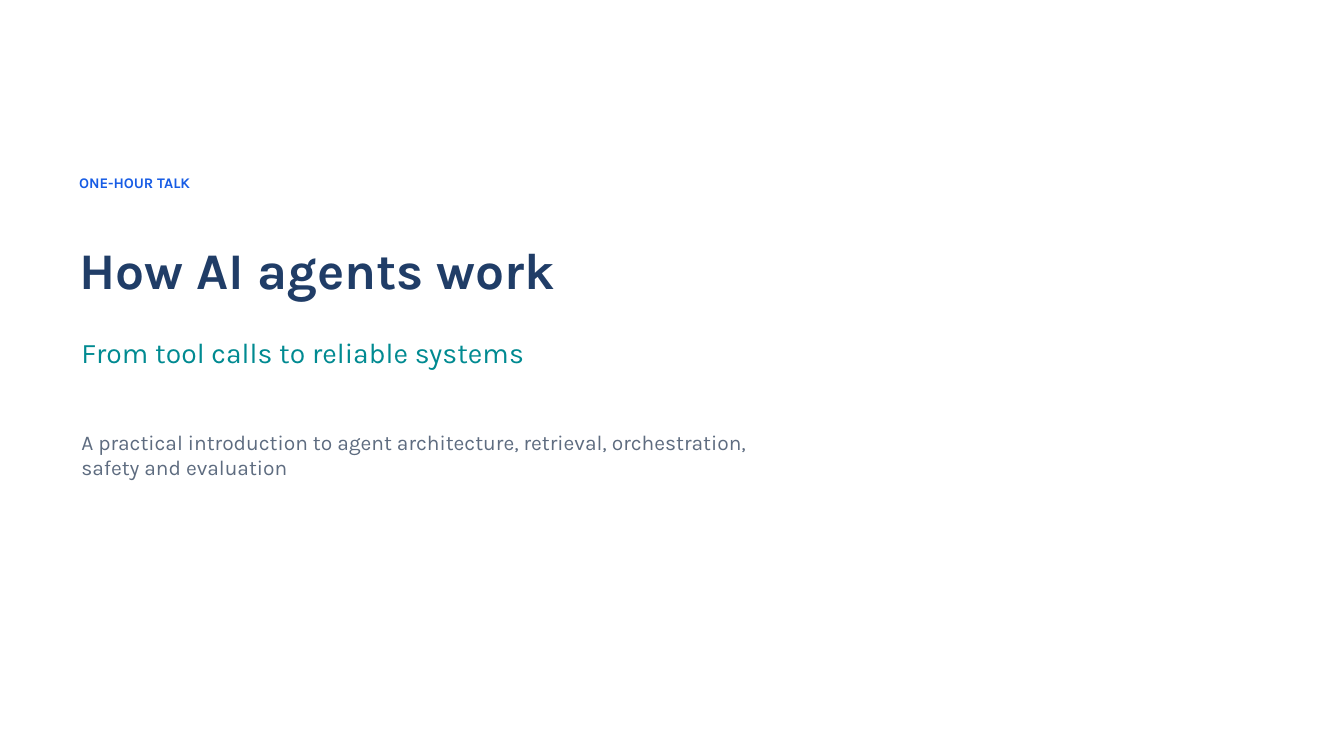
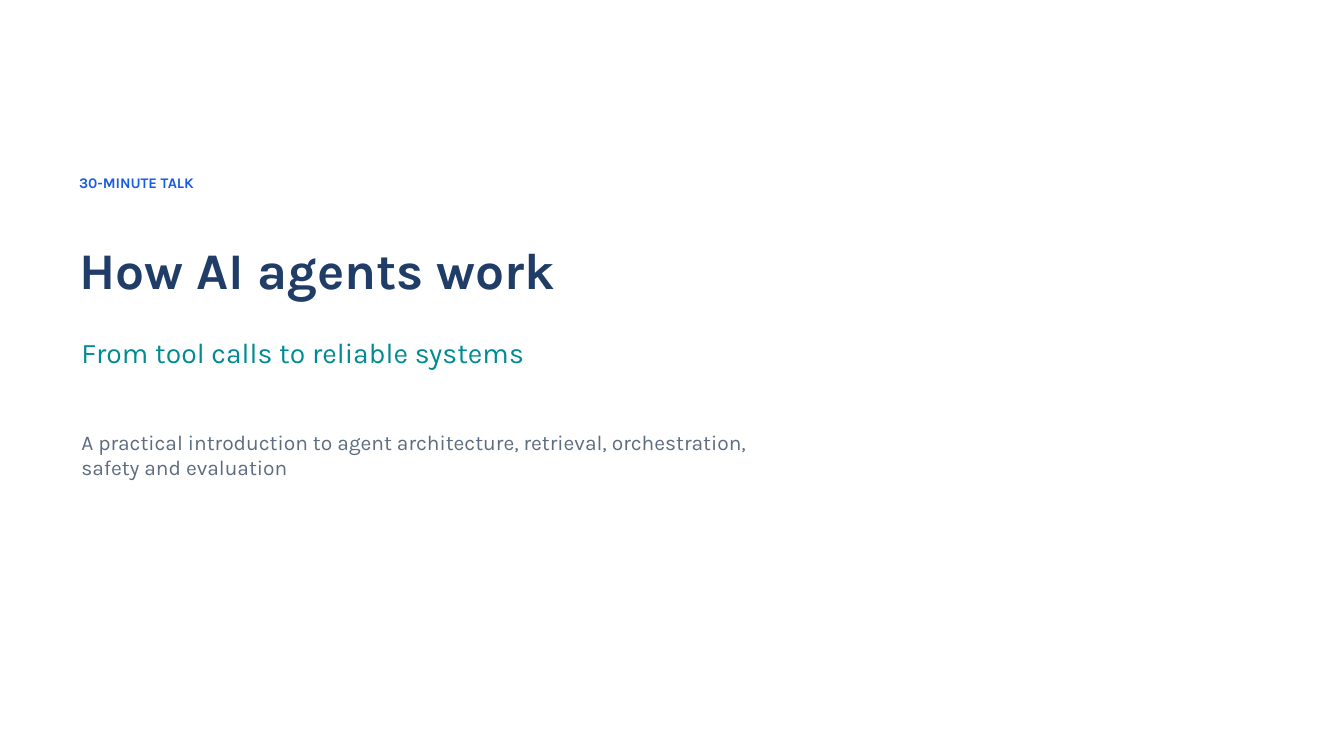
Before and after one commit to acceleratescience/hands-on-agentic-ai, a slide deck: slide 1 of slides/ai-agents.pptx. Drawn at 1344x756 pixels with LibreOffice and Linux fonts; fonts in the diff are those of the drawing; background and template pictures are left out. Boxes give left, top, right and bottom in pixels: in the first picture for what was removed or moved away, otherwise in the second. Text is boxed around its words. In the diff, an @@ line names an element or a change of style, - is before the commit and + after.

```diff
--- a/slides/ai-agents.pptx
+++ b/slides/ai-agents.pptx
@@ text at box(79, 178, 194, 188): text changed @@
-ONE-HOUR TALK
+30-MINUTE TALK
```
Also in this commit, not shown: 4 other slides changed, 8 slides removed.
